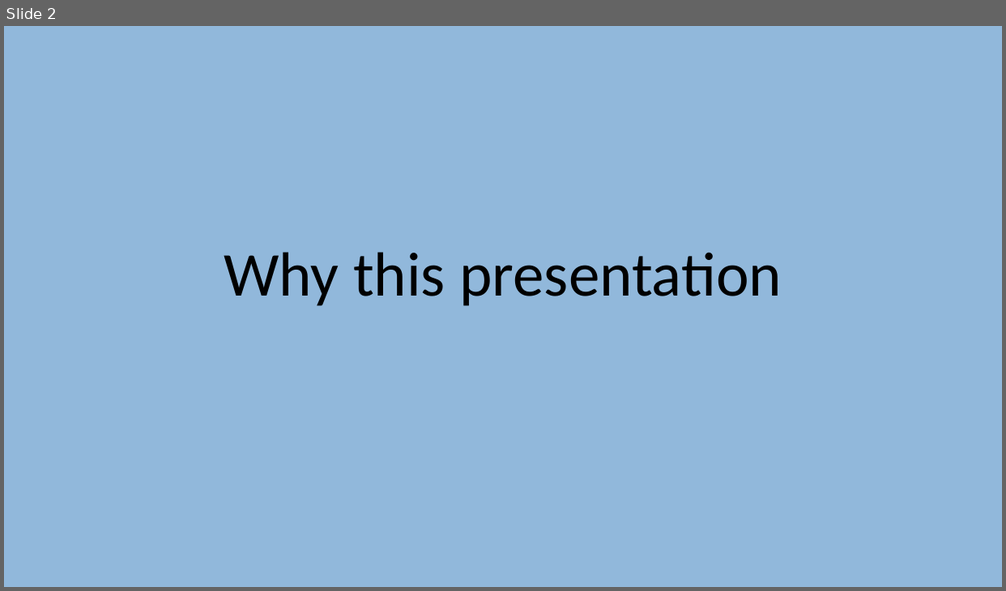
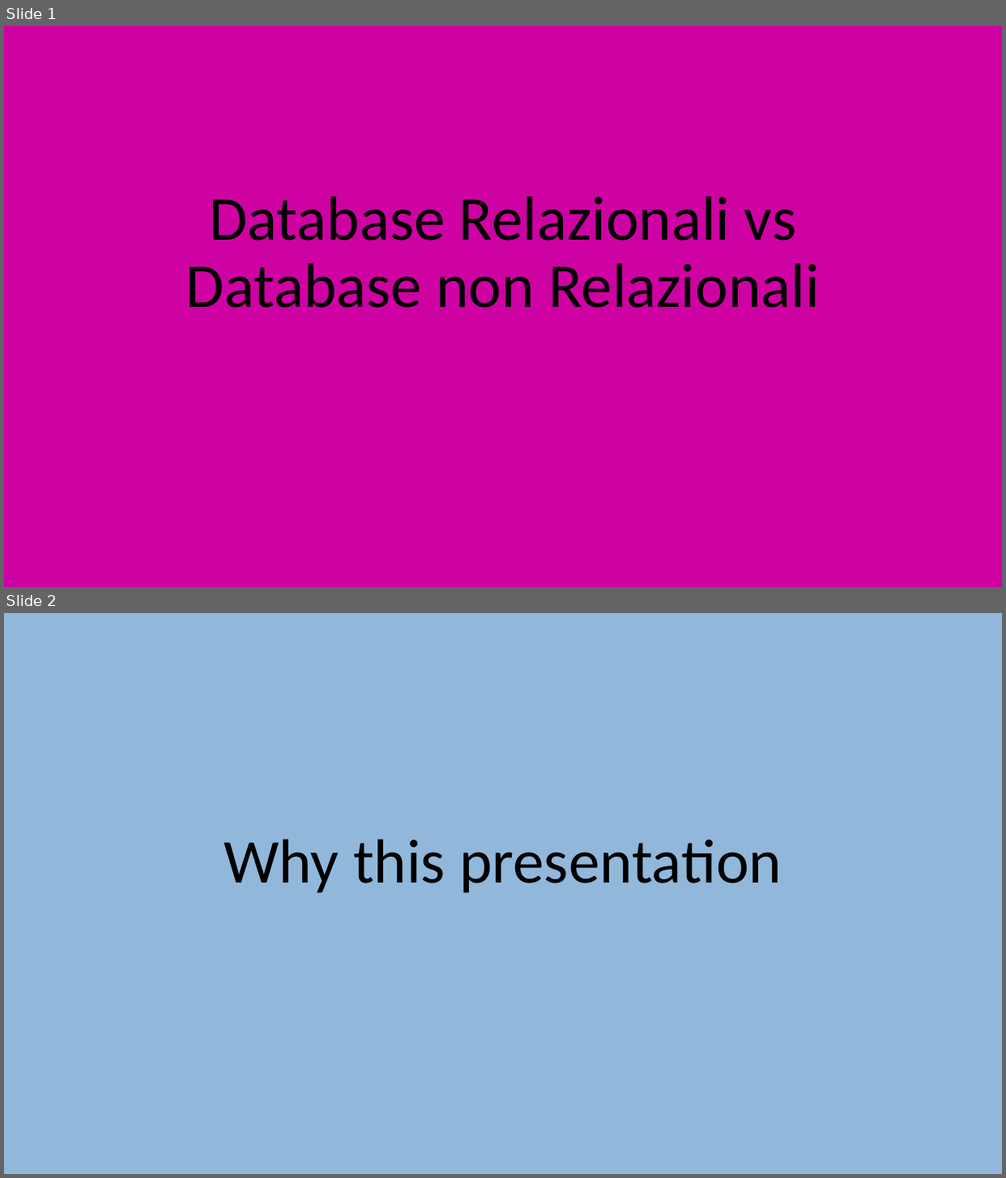
Before and after one commit to EmanueleCitarella/presentationAS, a slide deck: Sql vs NoSql.pptx. Shown one above the other, each under a label of ours: slide 2 before the commit, slides 1 and 2 after it. The pictures are 1006x591 and 1006x1178 pixels, drawn with LibreOffice and Linux fonts; fonts in the diff are those of the drawing. Boxes give left, top, right and bottom in pixels: in the first picture for what was removed or moved away, otherwise in the second. Text is boxed around its words. In the diff, an @@ line names an element or a change of style, - is before the commit and + after.

```diff
--- a/Sql vs NoSql.pptx
+++ b/Sql vs NoSql.pptx
@@ slide 1 added at <box>4,26,1002,587</box>, background #CE02A2 @@
@@ title added at <box>186,196,820,308</box>, 60 pt, text #000000 @@
+Database Relazionali vs Database non Relazionali
```
Also in this commit, not shown: 5 slides changed, 1 other slide added, 1 slide removed, 1 other file.
